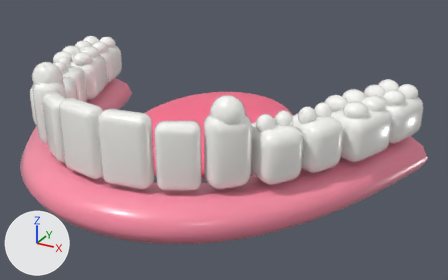
One commit to the glTF model models/jaw_top.glb: the scene before it, then after it.
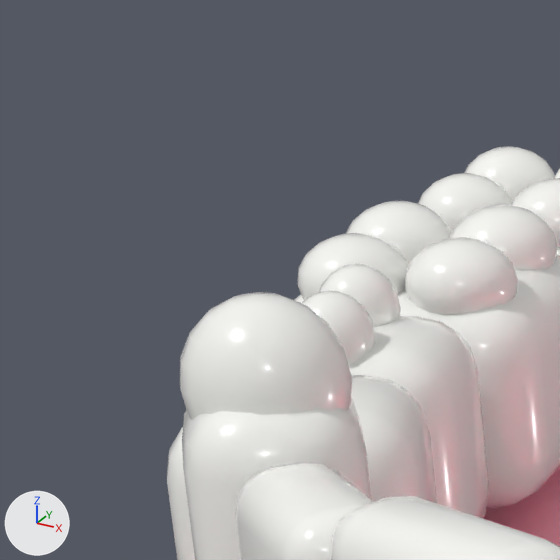
The first picture shows the older version from a 50 mm camera at (2.15, -3.59, 1.66) aimed at (0.26, -0.16, -0.06). The close-ups show the older and then the newer version on the part from 0% to 22% of the width and 3% to 39% of the height of that picture. Only the edits that show in the close-ups are written down. Lighting does not change. The marker at lower left points along +X, +Y and +Z. Where no turn or scale is listed for an object, it has been applied to the vertices.

The first close-up shows 'T_lower_f_0a', 'T_lower_f_1a', 'T_lower_f_2a', 'T_lower_f_2a_c', 'T_lower_r_3a', 'T_lower_r_4a', 'T_lower_r_4a_c0', 'T_lower_r_5a', 'T_lower_r_5a_c0', 'T_lower_r_5a_c1', 'T_lower_r_5a_c2', 'T_lower_r_5a_c3' and 5 more.
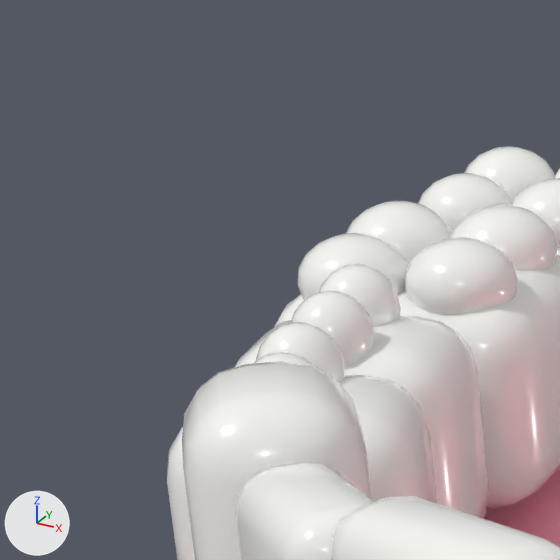
Boxes [x1, y1, x2, y2] around the edits, measured in the close-ups (560 x 560 px):
```json
{"object": "T_lower_f_2a_c", "change": "deleted", "before": [180, 292, 352, 420]}
{"object": "T_lower_r_3a_c1", "change": "unchanged, uncovered by the edit", "after": [256, 322, 346, 382]}
```

Scene script edits in JSON lines:
```json
{"op": "remove", "block": "ob_t_lower_f_2a_c", "code": ["ob_t_lower_f_2a_c = bpy.data.objects.new('T_lower_f_2a_c', me_sphere)", "ob_t_lower_f_2a_c.location = (-0.649, -0.824, 0.437)"]}
```
